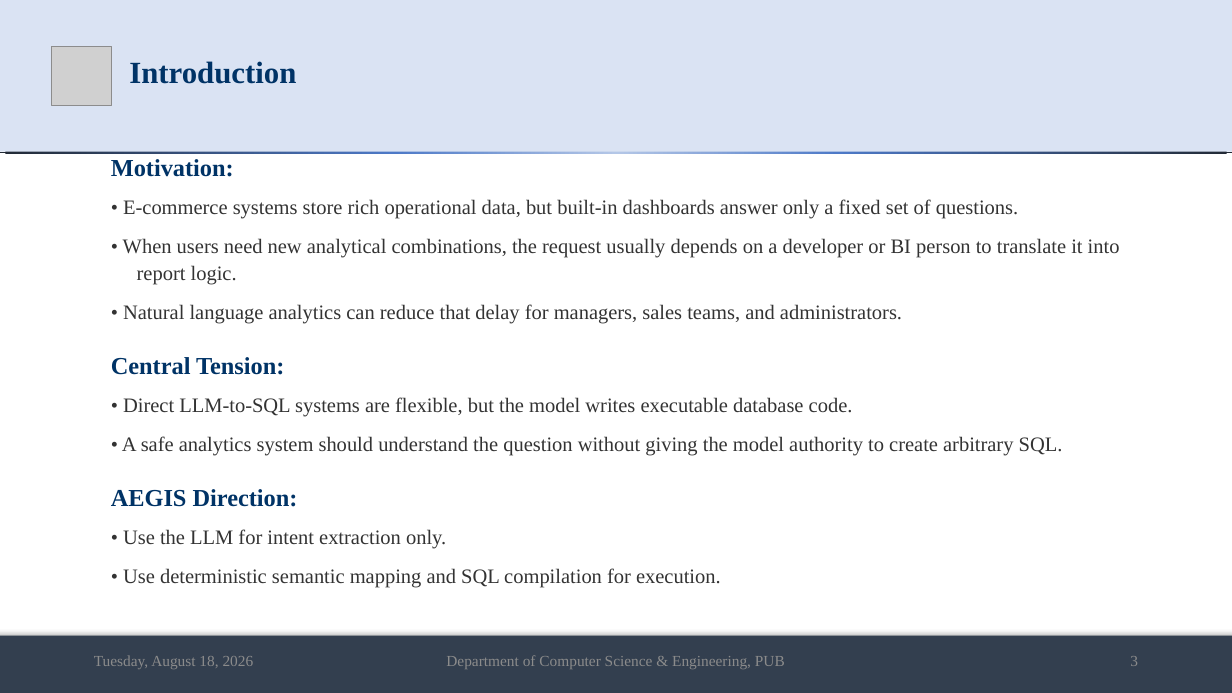
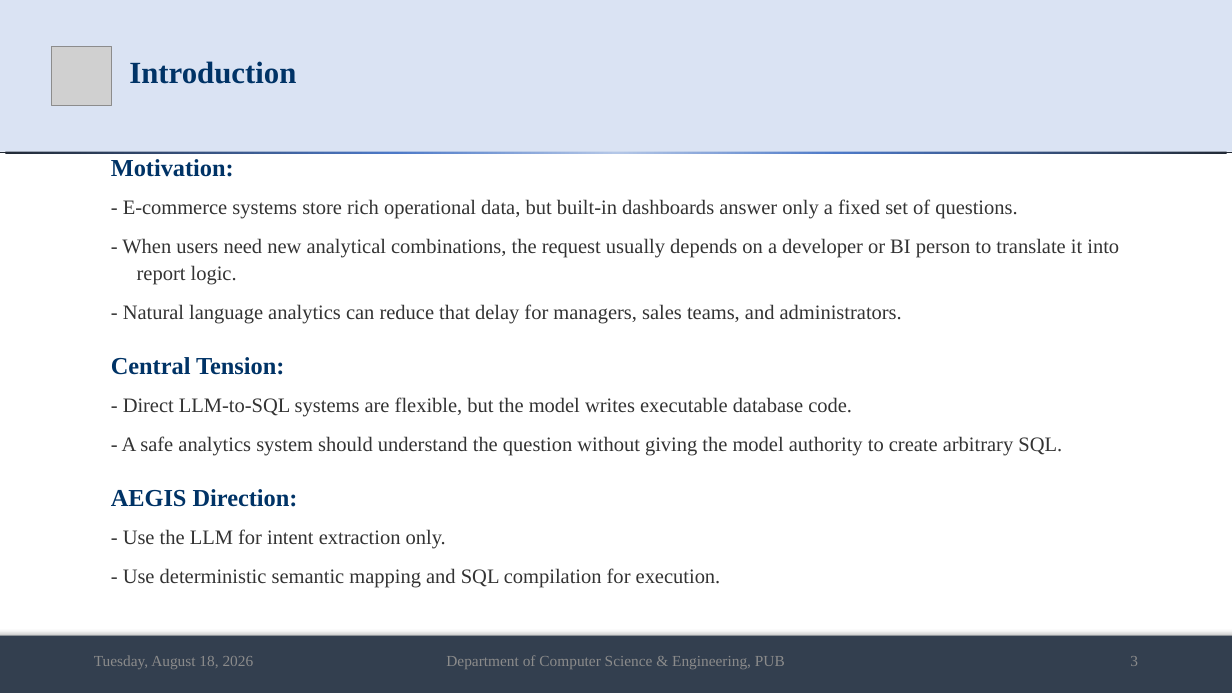
Before and after one commit to md-riaz/AEGIS-Research, a slide deck: slide 3 of docs/scripts/Md_Riaz_Final_Defense_0322310105101024.pptx. Drawn at 1232x693 pixels with LibreOffice and Linux fonts; fonts in the diff are those of the drawing; grey boxes stand for pictures. Boxes give left, top, right and bottom in pixels: in the first picture for what was removed or moved away, otherwise in the second. Text is boxed around its words. In the diff, an @@ line names an element or a change of style, - is before the commit and + after.

```diff
--- a/docs/scripts/Md_Riaz_Final_Defense_0322310105101024.pptx
+++ b/docs/scripts/Md_Riaz_Final_Defense_0322310105101024.pptx
@@ text at (x1=122, y1=199, x2=1119, y2=324): text changed @@
-• E-commerce systems store rich operational data, but built-in dashboards answer only a fixed set of questions.
-• When users need new analytical combinations, the request usually depends on a developer or BI person to translate it into report logic.
-• Natural language analytics can reduce that delay for managers, sales teams, and administrators.
+- E-commerce systems store rich operational data, but built-in dashboards answer only a fixed set of questions.
+- When users need new analytical combinations, the request usually depends on a developer or BI person to translate it into report logic.
+- Natural language analytics can reduce that delay for managers, sales teams, and administrators.
@@ text at (x1=122, y1=397, x2=1062, y2=456): text changed @@
-• Direct LLM-to-SQL systems are flexible, but the model writes executable database code.
-• A safe analytics system should understand the question without giving the model authority to create arbitrary SQL.
+- Direct LLM-to-SQL systems are flexible, but the model writes executable database code.
+- A safe analytics system should understand the question without giving the model authority to create arbitrary SQL.
@@ text at (x1=123, y1=529, x2=721, y2=588): text changed @@
-• Use the LLM for intent extraction only.
-• Use deterministic semantic mapping and SQL compilation for execution.
+- Use the LLM for intent extraction only.
+- Use deterministic semantic mapping and SQL compilation for execution.
```
Also in this commit, not shown: 12 other slides changed, 2 slides added, 2 slides removed, 15 other files.
